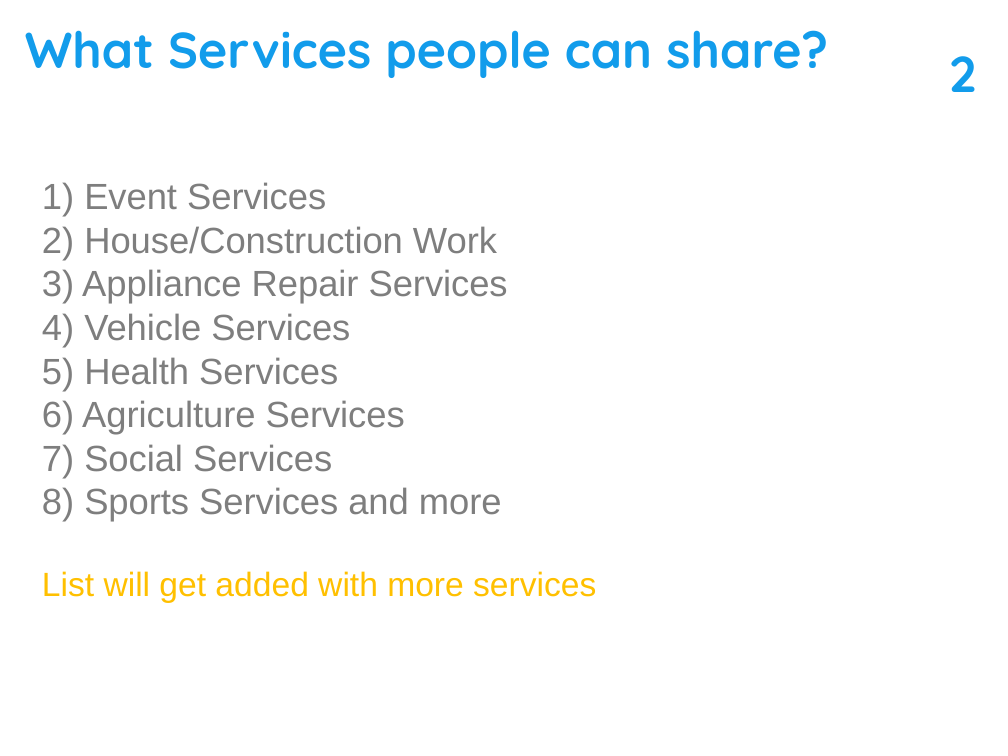
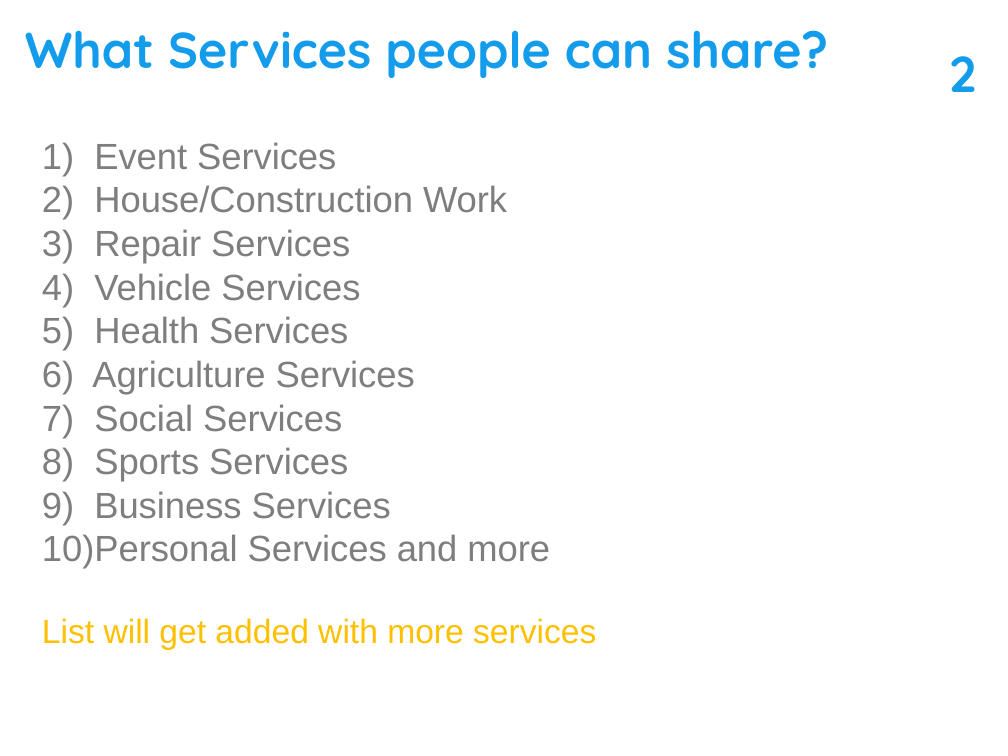
Before and after one commit to chaithu563/myserviceneed, a slide deck: slide 2 of service_images/startuppitch/myservicenned_pitch.pptx. Drawn at 1008x756 pixels with LibreOffice and Linux fonts; fonts in the diff are those of the drawing. Boxes give left, top, right and bottom in pixels: in the first picture for what was removed or moved away, otherwise in the second. Text is boxed around its words. In the diff, an @@ line names an element or a change of style, - is before the commit and + after.

```diff
--- a/service_images/startuppitch/myservicenned_pitch.pptx
+++ b/service_images/startuppitch/myservicenned_pitch.pptx
@@ text at (42, 229, 350, 263): text changed @@
-3) Appliance Repair Services
+3) Repair Services
@@ text at (42, 447, 550, 569): text changed @@
-8) Sports Services and more
+8) Sports Services
+9) Business Services
+10)Personal Services and more
```
Also in this commit, not shown: 2 other slides changed, 1 slide added, 2 other files.
